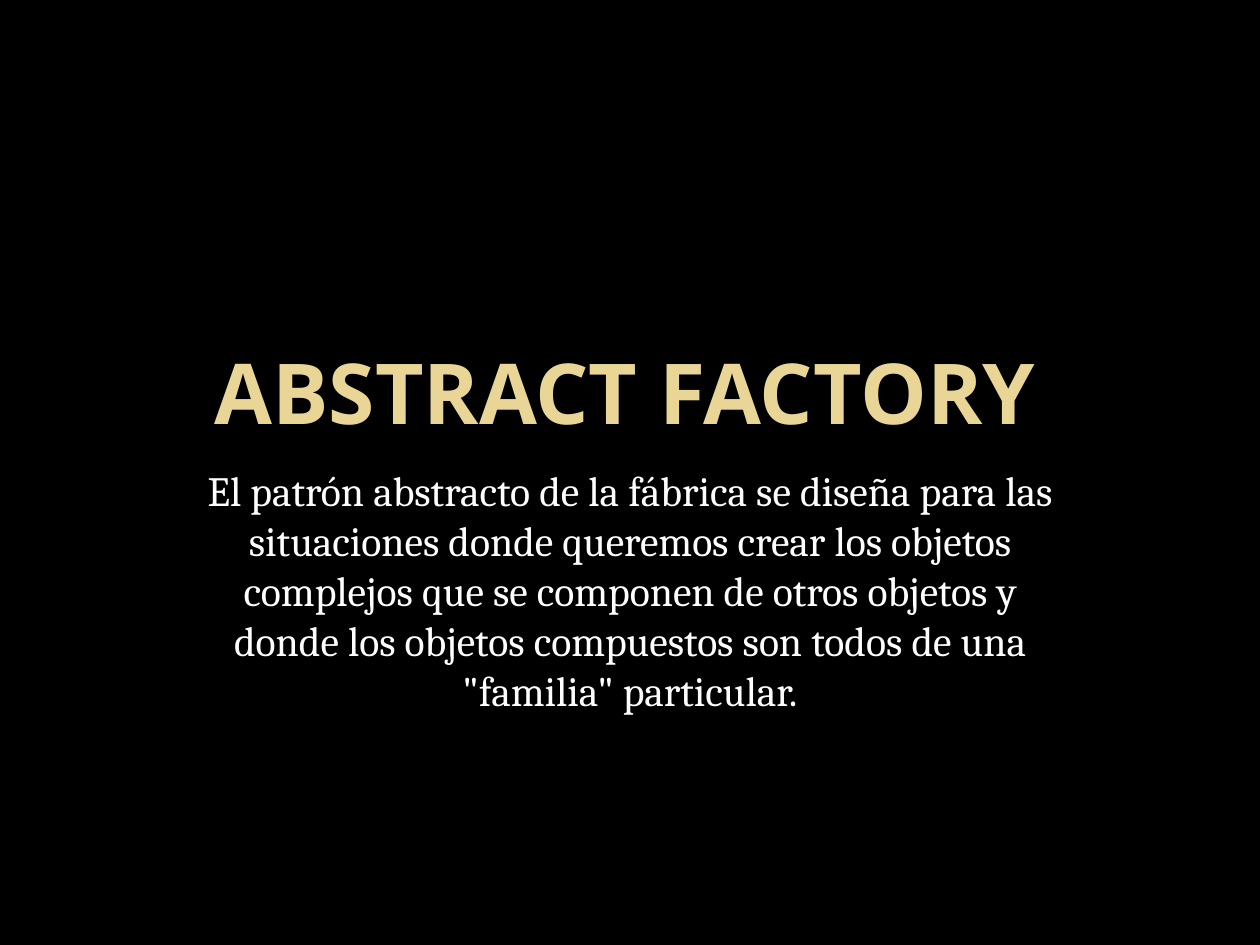
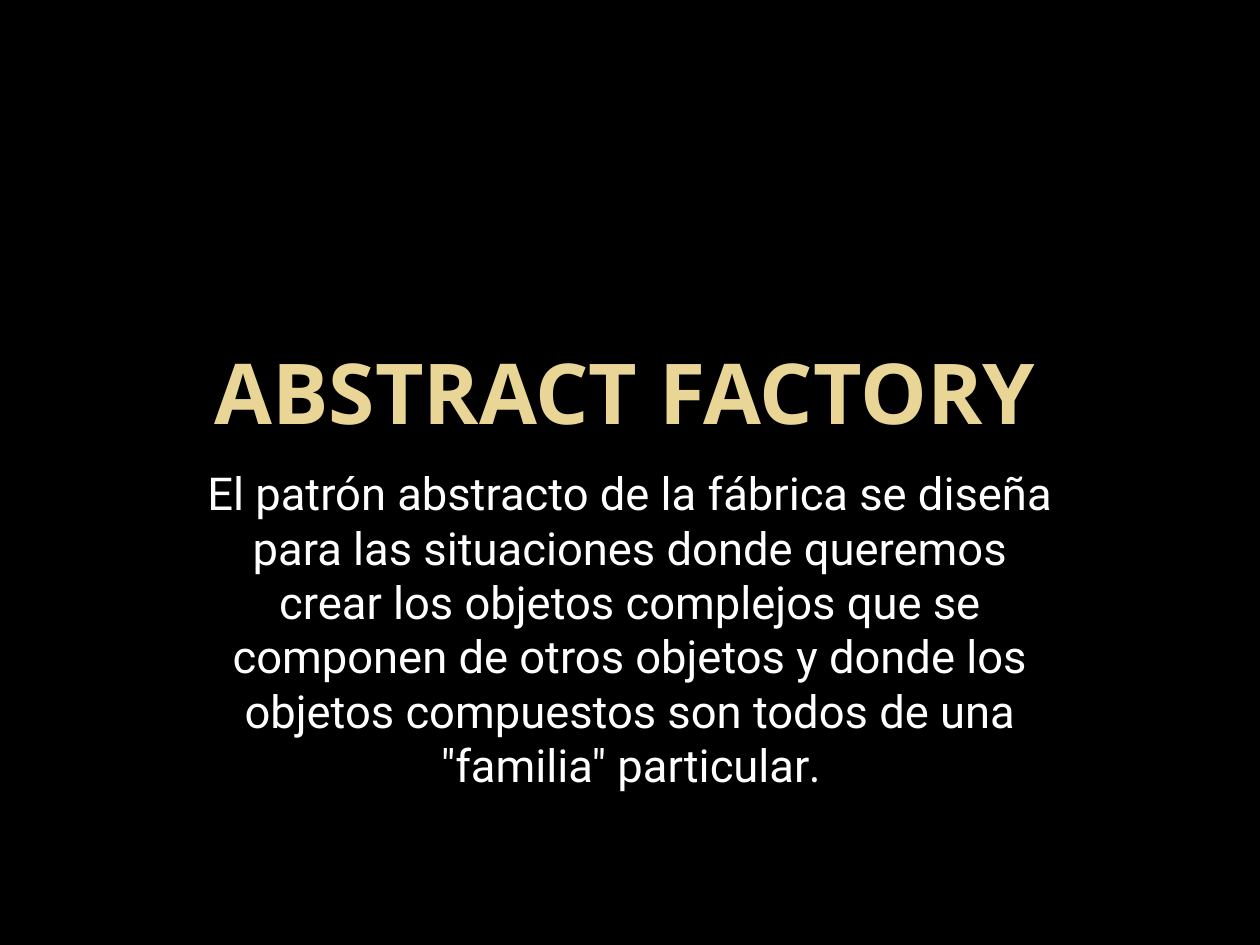
Before and after one commit to AnhellO/DAS_Sistemas, a slide deck: slide 1 of Ago-Dic-2017/Luis Estrada/Practica 2/ABSTRACT FACTORY.pptx. Drawn at 1260x945 pixels with LibreOffice and Linux fonts; fonts in the diff are those of the drawing; background and template pictures are left out. Boxes give left, top, right and bottom in pixels: in the first picture for what was removed or moved away, otherwise in the second. Text is boxed around its words. In the diff, an @@ line names an element or a change of style, - is before the commit and + after.

```diff
--- a/Ago-Dic-2017/Luis Estrada/Practica 2/ABSTRACT FACTORY.pptx
+++ b/Ago-Dic-2017/Luis Estrada/Practica 2/ABSTRACT FACTORY.pptx
@@ subtitle "El patrón abstracto de la ..." at (207, 475, 1052, 792): size 23.8 to 25.9 pt, font Cambria to Roboto @@
```
Also in this commit, not shown: 8 other slides changed, 1 slide added, 2 slides removed, 1 other file.
